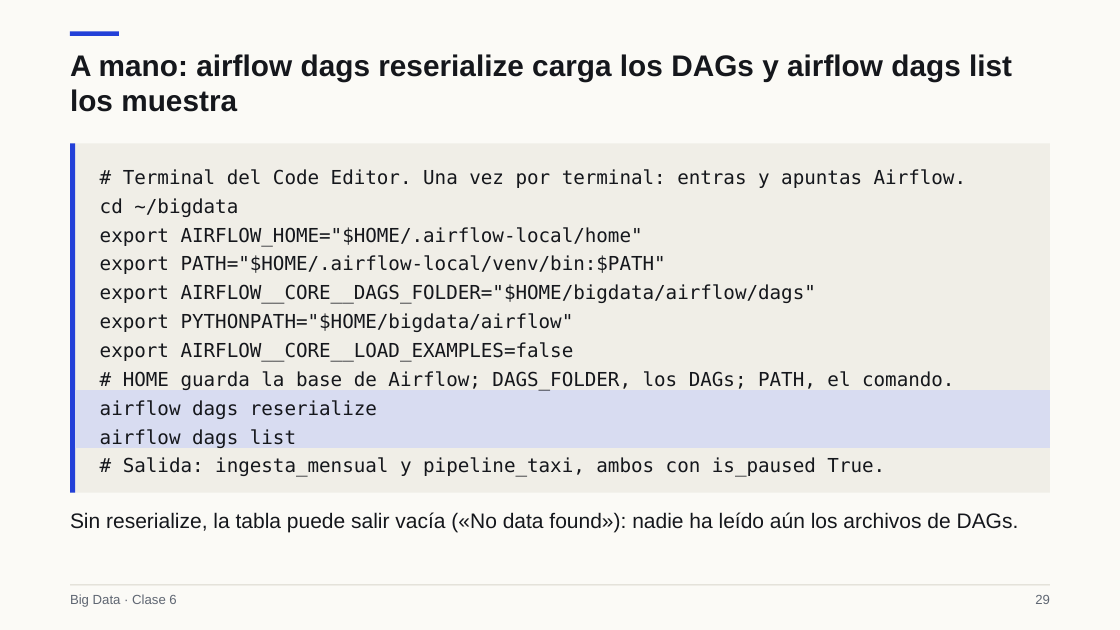
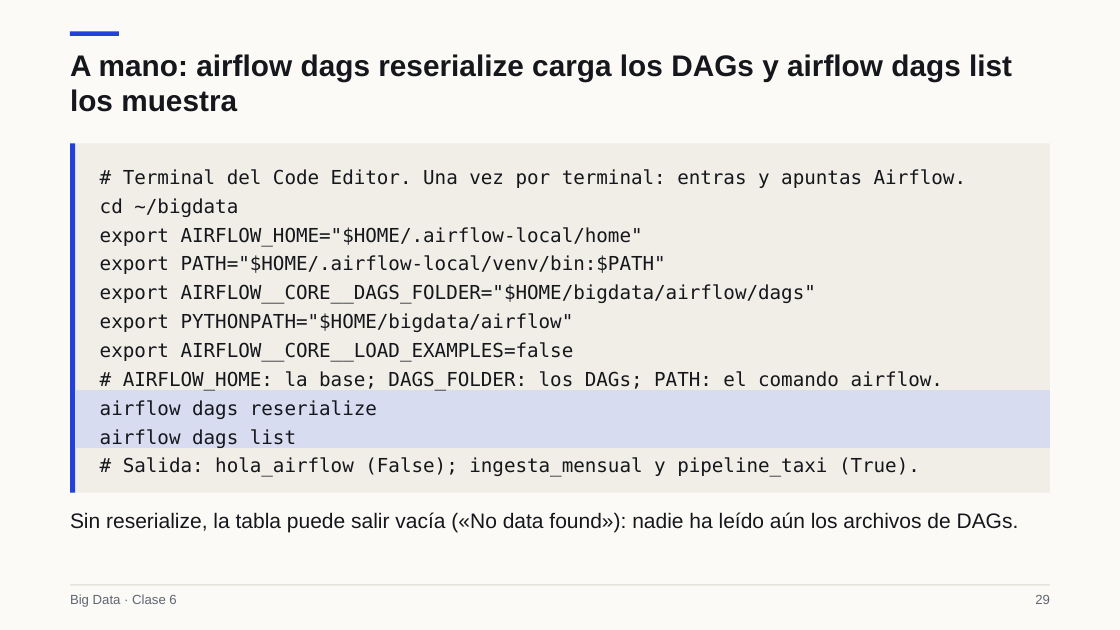
Before and after one commit to Apaezc/bigdata-udem-2026, a slide deck: slide 29 of curso/clase06/deck/slides.pptx. Drawn at 1120x630 pixels with LibreOffice and Linux fonts; fonts in the diff are those of the drawing. Boxes give left, top, right and bottom in pixels: in the first picture for what was removed or moved away, otherwise in the second. Text is boxed around its words. In the diff, an @@ line names an element or a change of style, - is before the commit and + after.

```diff
--- a/curso/clase06/deck/slides.pptx
+++ b/curso/clase06/deck/slides.pptx
@@ text at bbox=[123, 371, 943, 391]: text changed @@
-# HOME guarda la base de Airflow; DAGS_FOLDER, los DAGs; PATH, el comando.
+# AIRFLOW_HOME: la base; DAGS_FOLDER: los DAGs; PATH: el comando airflow.
@@ text at bbox=[123, 457, 920, 477]: text changed @@
-# Salida: ingesta_mensual y pipeline_taxi, ambos con is_paused True.
+# Salida: hola_airflow (False); ingesta_mensual y pipeline_taxi (True).
```
Also in this commit, not shown: 8 other slides changed, 4 other files.
